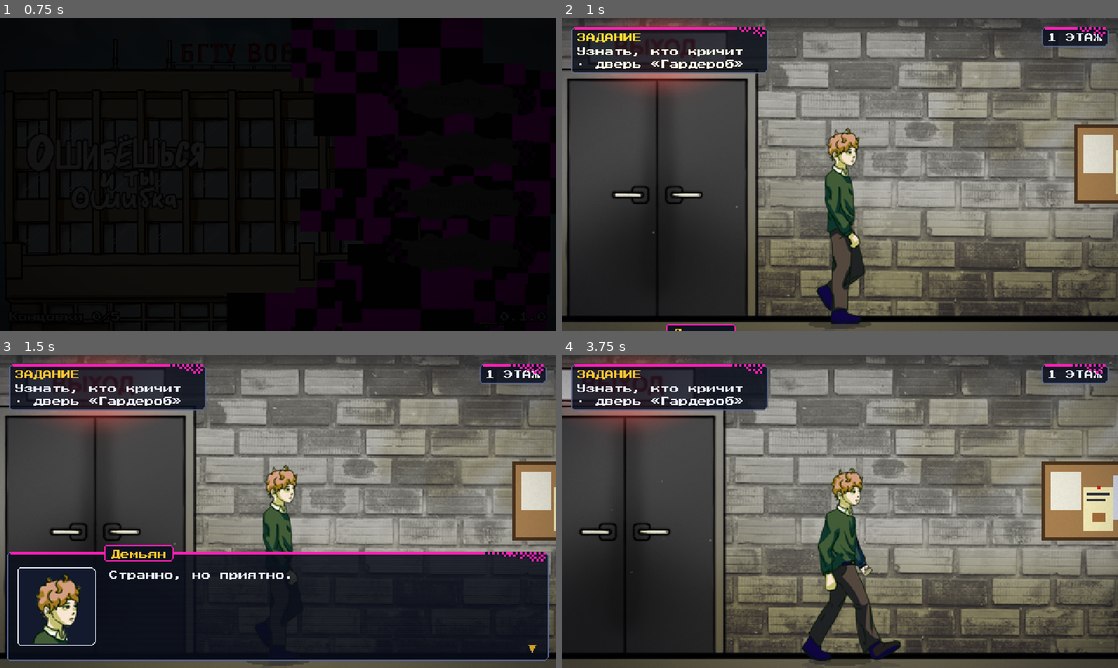
Above: before the commit, frames 1-4 (two rows, left to right).
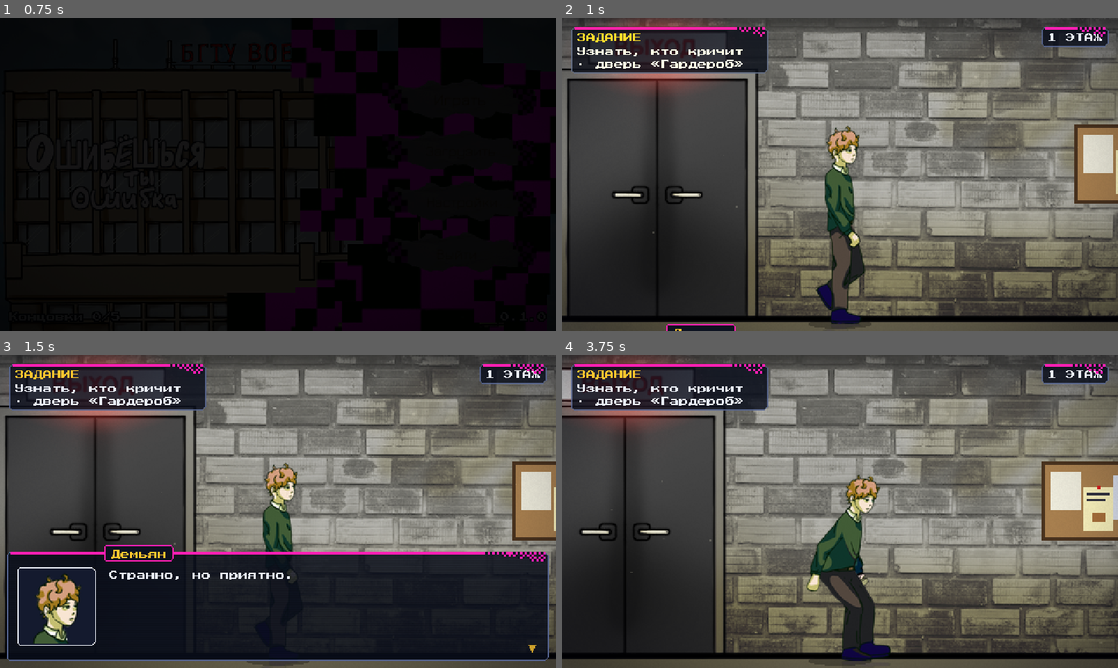
Above: after the commit, the same moments.

Repository: coder-smookki/Godot-GameJam-Voenmeh-2026
Game: Godot game, scene res://src/ui/main_menu/main_menu.tscn
The game is run twice, just before and just after one commit, with the same random seed, the same clock (stepped at 60 frames per second) and the same inputs.
Inputs (mouse positions are in pixels of both pictures, inside the frame that each line leads up to):
- Up to frame 1 (0.75 s): click (450, 99) at 0.5 s
- Up to frame 2 (1 s): no input
- Up to frame 3 (1.5 s): tap Enter (ui_accept) at 1.25 s; move the mouse to (400, 495) at 1.27 s; hold D (move_right) from 1.28 s (still down); hold Space (jump) from 1.28 s (still down); click (400, 495) at 1.42 s
- Up to frame 4 (3.75 s): tap Enter (ui_accept) at 2 s; move the mouse to (728, 527) at 2.02 s; release Space (jump) at 2.03 s; tap W (enter) at 2.1 s; tap Space (jump) at 2.27, 2.3, 2.57, 3.05 s; move the mouse to (895, 442) at 2.77 s; release D (move_right) at 2.78 s; press the mouse at (895, 442) at 2.78 s; hold A (move_left) 2.78-3.53 s; move the mouse to (812, 574) at 3.52 s; release the mouse at (812, 574) at 3.53 s; hold D (move_right) from 3.53 s (still down); tap E (interact) at 3.6 s; click (812, 574) at 3.67 s

Frame 1 is identical in both runs. In frame 2, 0.7% of the frame differs, in the area x 45-55%, y 34-96%; in frame 3, 0.6%; in frame 4, 4.2%, in the area x 43-61%, y 36-98%.

Commit message:
Кадры прыжка героя из новой папки художниц

Diff:
--- a/src/world/player/player.gd
+++ b/src/world/player/player.gd
@@ -16,6 +16,7 @@
 const DEBUGGER_MARK := "ability_debugger"
 const SHADOW_FADE_HEIGHT := 160.0
 const SHADOW_MIN_SCALE := 0.45
+const LAND_SEC := 0.12
 
 var facing: int = 1
 
@@ -25,6 +26,8 @@
 var _shot_requested: bool = false
 var _floor_y: float = 0.0
 var _landed: bool = false
+var _airborne: bool = false
+var _land_left: float = 0.0
 
 @onready var _zone: Area2D = $InteractZone
 @onready var _muzzle: Marker2D = $Muzzle
@@ -56,7 +59,7 @@
 	move_and_slide()
 	if direction != 0.0:
 		facing = 1 if direction > 0.0 else -1
-	_update_animation()
+	_update_animation(delta)
 	_update_ground_effects()
 	_update_focus()
 	_update_debugger(delta)
@@ -109,11 +112,22 @@
 	_camera.offset = Vector2(randf_range(-1.0, 1.0), randf_range(-1.0, 1.0)) * strength
 
 
-## Поворачивает спрайт по направлению и выбирает анимацию: шаг в движении, стойка на месте.
-func _update_animation() -> void:
+## Поворачивает спрайт по направлению и выбирает анимацию: полёт в прыжке, присед сразу
+## после приземления, шаг в движении, стойка на месте.
+## [param delta] - шаг физики в секундах.
+func _update_animation(delta: float) -> void:
 	_sprite.flip_h = facing < 0
-	var walking := is_on_floor() and absf(velocity.x) > WALK_FROM_SPEED
-	var animation := &"walk" if walking else &"idle"
+	if is_on_floor() and _airborne:
+		_land_left = LAND_SEC
+	_airborne = not is_on_floor()
+	_land_left = maxf(_land_left - delta, 0.0)
+	var animation := &"idle"
+	if _airborne:
+		animation = &"jump"
+	elif _land_left > 0.0:
+		animation = &"land"
+	elif absf(velocity.x) > WALK_FROM_SPEED:
+		animation = &"walk"
 	if _sprite.animation != animation:
 		_sprite.play(animation)
 
--- a/src/world/player/player.tscn
+++ b/src/world/player/player.tscn
@@ -7,6 +7,8 @@
 [ext_resource type="Texture2D" path="res://assets/characters/dima/walk_2.png" id="w2"]
 [ext_resource type="Texture2D" path="res://assets/characters/dima/walk_3.png" id="w3"]
 [ext_resource type="Texture2D" path="res://assets/characters/dima/walk_4.png" id="w4"]
+[ext_resource type="Texture2D" path="res://assets/characters/dima/jump_1.png" id="j1"]
+[ext_resource type="Texture2D" path="res://assets/characters/dima/jump_2.png" id="j2"]
 
 [sub_resource type="RectangleShape2D" id="body"]
 size = Vector2(36, 150)
@@ -22,6 +24,22 @@
 }],
 "loop": true,
 "name": &"idle",
+"speed": 5.0
+}, {
+"frames": [{
+"duration": 1.0,
+"texture": ExtResource("j2")
+}],
+"loop": true,
+"name": &"jump",
+"speed": 5.0
+}, {
+"frames": [{
+"duration": 1.0,
+"texture": ExtResource("j1")
+}],
+"loop": true,
+"name": &"land",
 "speed": 5.0
 }, {
 "frames": [{
@@ -68,7 +86,7 @@
 sprite_frames = SubResource("frames")
 animation = &"idle"
 centered = false
-offset = Vector2(-55, -175)
+offset = Vector2(-55, -176)
 
 [node name="InteractZone" type="Area2D" parent="."]
 collision_layer = 0
--- a/tests/test_flow.gd
+++ b/tests/test_flow.gd
@@ -19,7 +19,7 @@
 	check(SaveSystem.has_save(), "вход в комнату сохранён")
 
 
-## Герой стоит на полу вестибюля и прыгает по нажатию клавиши.
+## Герой стоит на полу вестибюля, прыгает по нажатию клавиши и меняет кадры в прыжке.
 func test_hero_jumps() -> void:
 	await start_game()
 	var player := (tree.current_scene as Room).player
@@ -33,6 +33,17 @@
 	for frame: int in 3:
 		await tree.physics_frame
 	check(not player.is_on_floor(), "герой в прыжке")
+	var sprite: AnimatedSprite2D = player.get_node("Sprite")
+	equal(sprite.animation, &"jump", "в воздухе кадр прыжка")
+	var frames := 0
+	while not player.is_on_floor() and frames < 240:
+		await tree.physics_frame
+		frames += 1
+	await tree.physics_frame
+	equal(sprite.animation, &"land", "после приземления кадр приседа")
+	for frame: int in 30:
+		await tree.physics_frame
+	equal(sprite.animation, &"idle", "потом обычная стойка")
 	var release := InputEventAction.new()
 	release.action = "jump"
 	Input.parse_input_event(release)
Binary file added: assets/characters/dima/jump_1.png
Not shown, added: assets/characters/dima/jump_1.png.import
Binary file added: assets/characters/dima/jump_2.png
Not shown, added: assets/characters/dima/jump_2.png.import
Binary file changed: assets/characters/dima/walk_1.png
Binary file changed: assets/characters/dima/walk_2.png
Binary file changed: assets/characters/dima/walk_3.png
Binary file changed: assets/characters/dima/walk_4.png
Not shown: 1 places in src/world/player/player.tscn that only renumber resources
